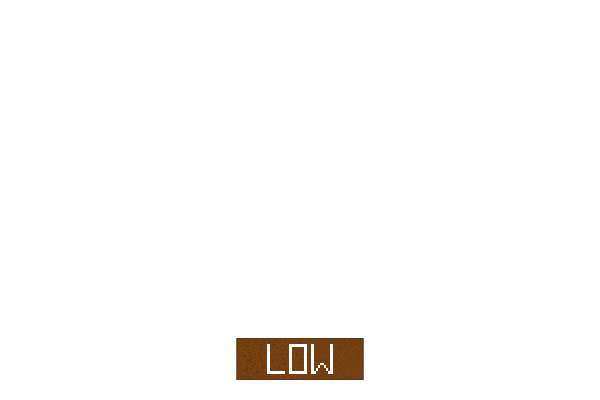
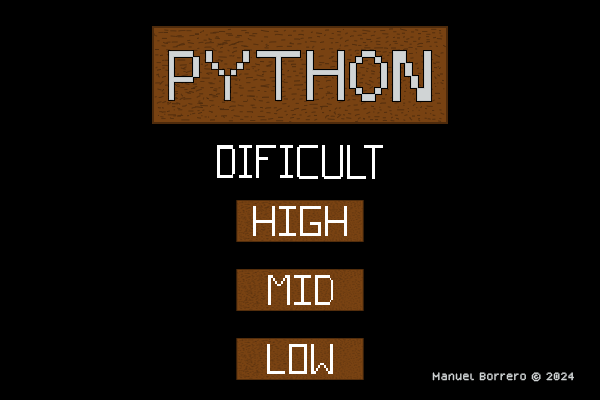
The second 600×400 image is a revision of the first. Changes to its layers:
showed "Manuel Borrero © 2024", painted on it over [432, 372, 574, 382]
showed "PYTHON", painted on it over [168, 50, 432, 102]
showed "fondoPython" over [152, 26, 448, 124]
showed "difficult" over [217, 145, 383, 179]
showed "high" over [236, 200, 364, 242]
showed "mid" over [236, 269, 364, 311]
showed "Fondo" over [0, 0, 600, 400]
